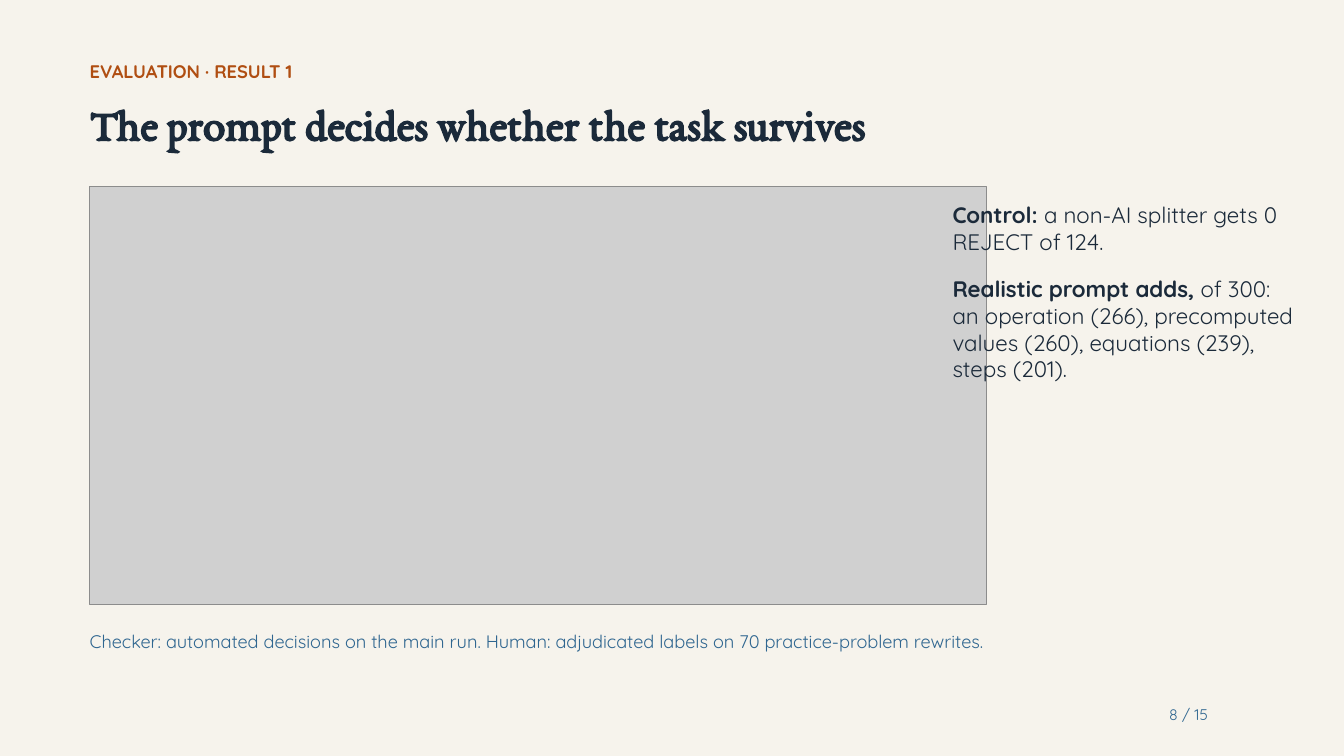
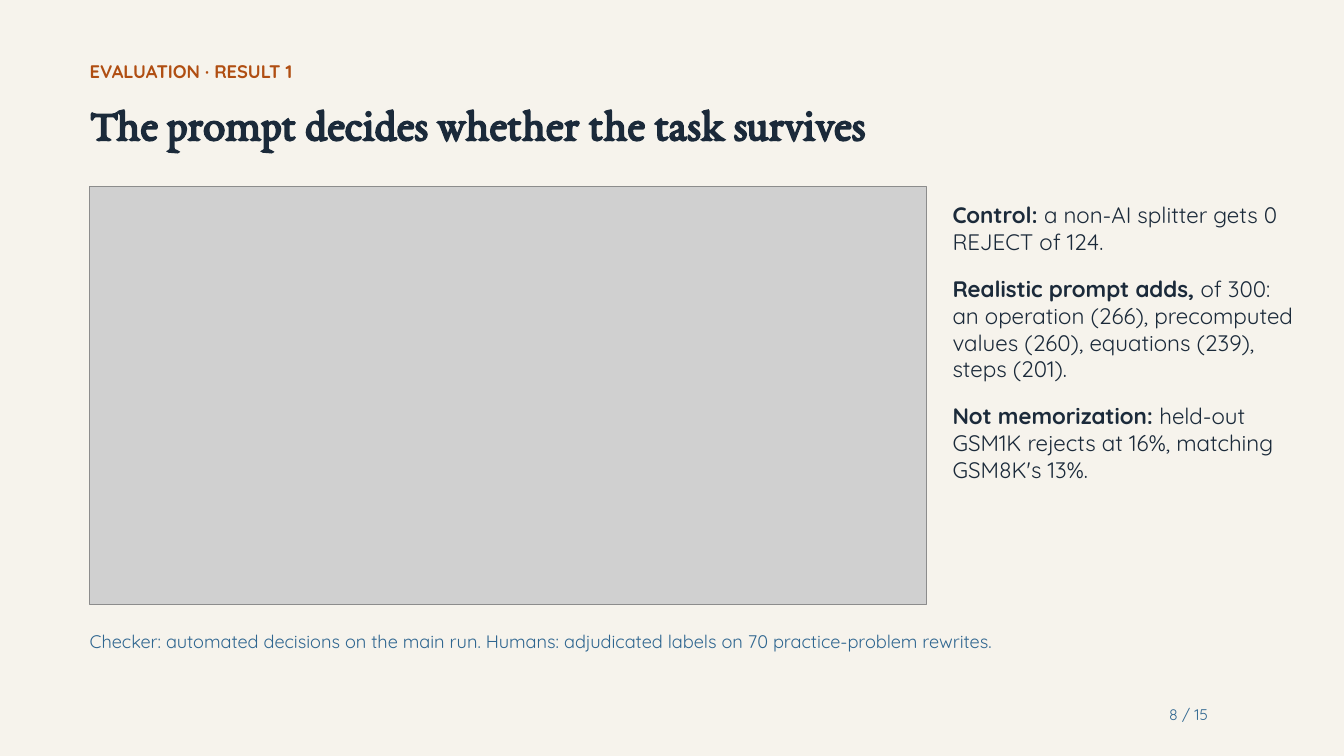
Before and after one commit to harshitaggarwal01/cs2880, a slide deck: slide 8 of docs/video/SafeAdapt-Math_video_nov23.pptx. Drawn at 1344x756 pixels with LibreOffice and Linux fonts; fonts in the diff are those of the drawing; grey boxes stand for pictures. Boxes give left, top, right and bottom in pixels: in the first picture for what was removed or moved away, otherwise in the second. Text is boxed around its words. In the diff, an @@ line names an element or a change of style, - is before the commit and + after.

```diff
--- a/docs/video/SafeAdapt-Math_video_nov23.pptx
+++ b/docs/video/SafeAdapt-Math_video_nov23.pptx
@@ picture: place and size @@
-picture at box(90, 187, 986, 605)
+picture at box(90, 187, 927, 605)
@@ text at box(953, 407, 1273, 479): paragraph added @@
+Not memorization: held-out GSM1K rejects at 16%, matching GSM8K's 13%.
@@ text at box(90, 634, 991, 652): text changed @@
-Checker: automated decisions on the main run. Human: adjudicated labels on 70 practice-problem rewrites.
+Checker: automated decisions on the main run. Humans: adjudicated labels on 70 practice-problem rewrites.
```
Also in this commit, not shown: 10 other slides changed, 16 other files.
